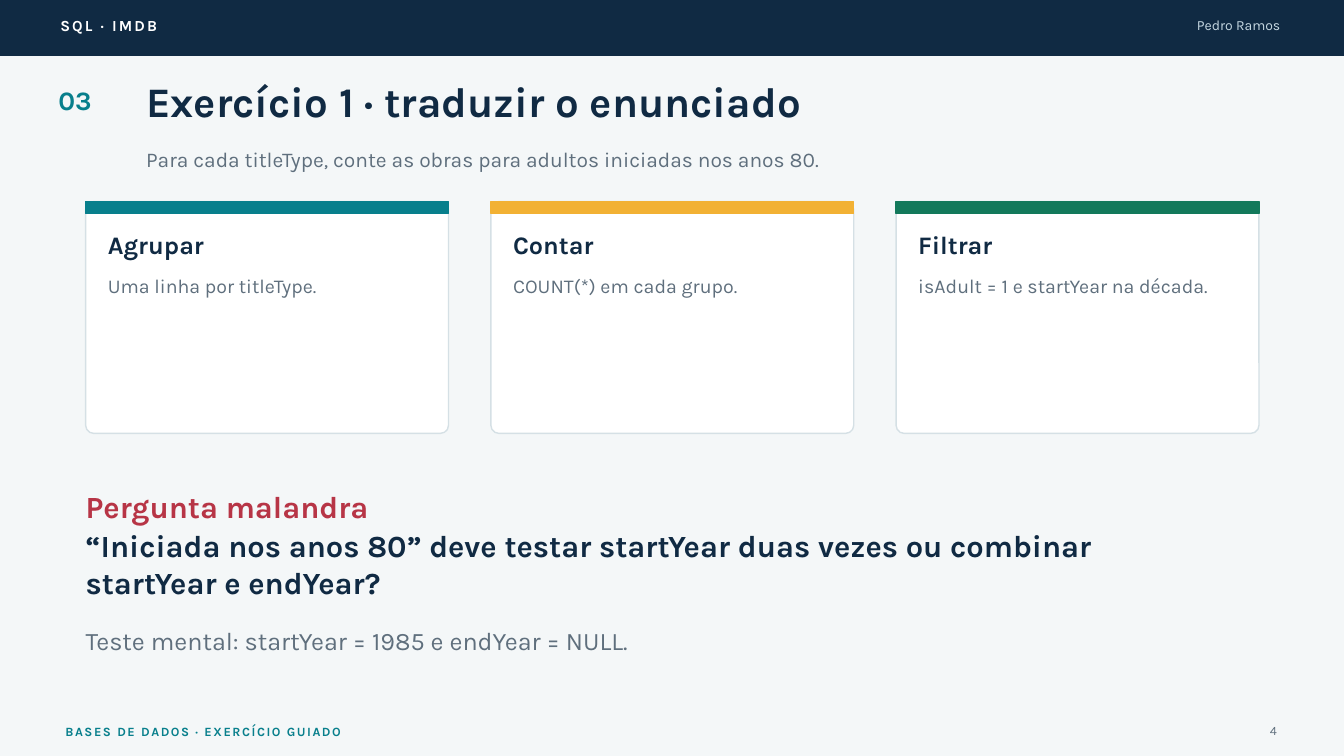
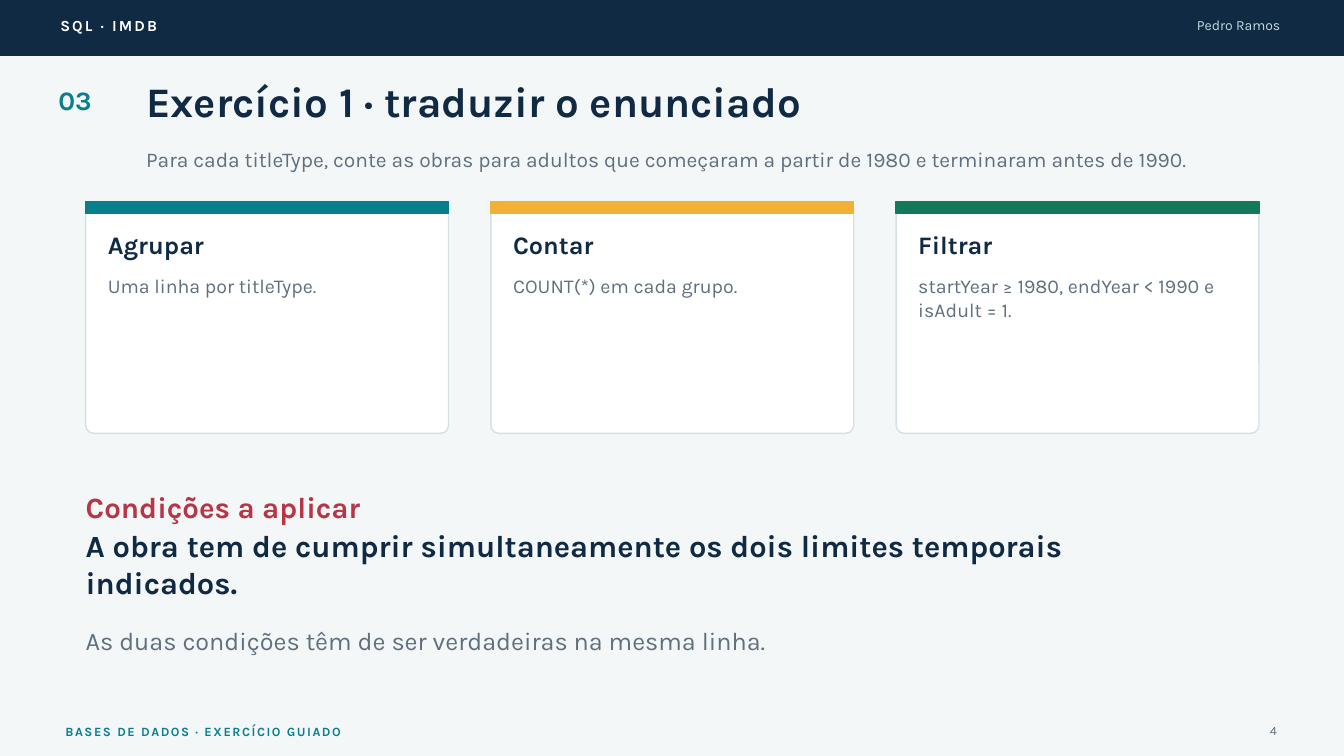
Before and after one commit to pnramos-iscte/docker, a slide deck: slide 4 of docs/anos80/IMDb_Anos80_slides.pptx. Drawn at 1344x756 pixels with LibreOffice and Linux fonts; fonts in the diff are those of the drawing. Boxes give left, top, right and bottom in pixels: in the first picture for what was removed or moved away, otherwise in the second. Text is boxed around its words. In the diff, an @@ line names an element or a change of style, - is before the commit and + after.

```diff
--- a/docs/anos80/IMDb_Anos80_slides.pptx
+++ b/docs/anos80/IMDb_Anos80_slides.pptx
@@ text at (146,152,1186,172): text changed @@
-Para cada titleType, conte as obras para adultos iniciadas nos anos 80.
+Para cada titleType, conte as obras para adultos que começaram a partir de 1980 e terminaram antes de 1990.
@@ text at (918,279,1214,317): text changed @@
-isAdult = 1 e startYear na década.
+startYear ≥ 1980, endYear < 1990 e isAdult = 1.
@@ text at (86,497,360,525): text changed; size 22 to 21 pt @@
-Pergunta malandra
+Condições a aplicar
@@ text at (86,535,1062,595): text changed @@
-“Iniciada nos anos 80” deve testar startYear duas vezes ou combinar startYear e endYear?
+A obra tem de cumprir simultaneamente os dois limites temporais indicados.
@@ text at (86,632,765,655): text changed @@
-Teste mental: startYear = 1985 e endYear = NULL.
+As duas condições têm de ser verdadeiras na mesma linha.
```
Also in this commit, not shown: 3 other slides changed, 2 other files.
